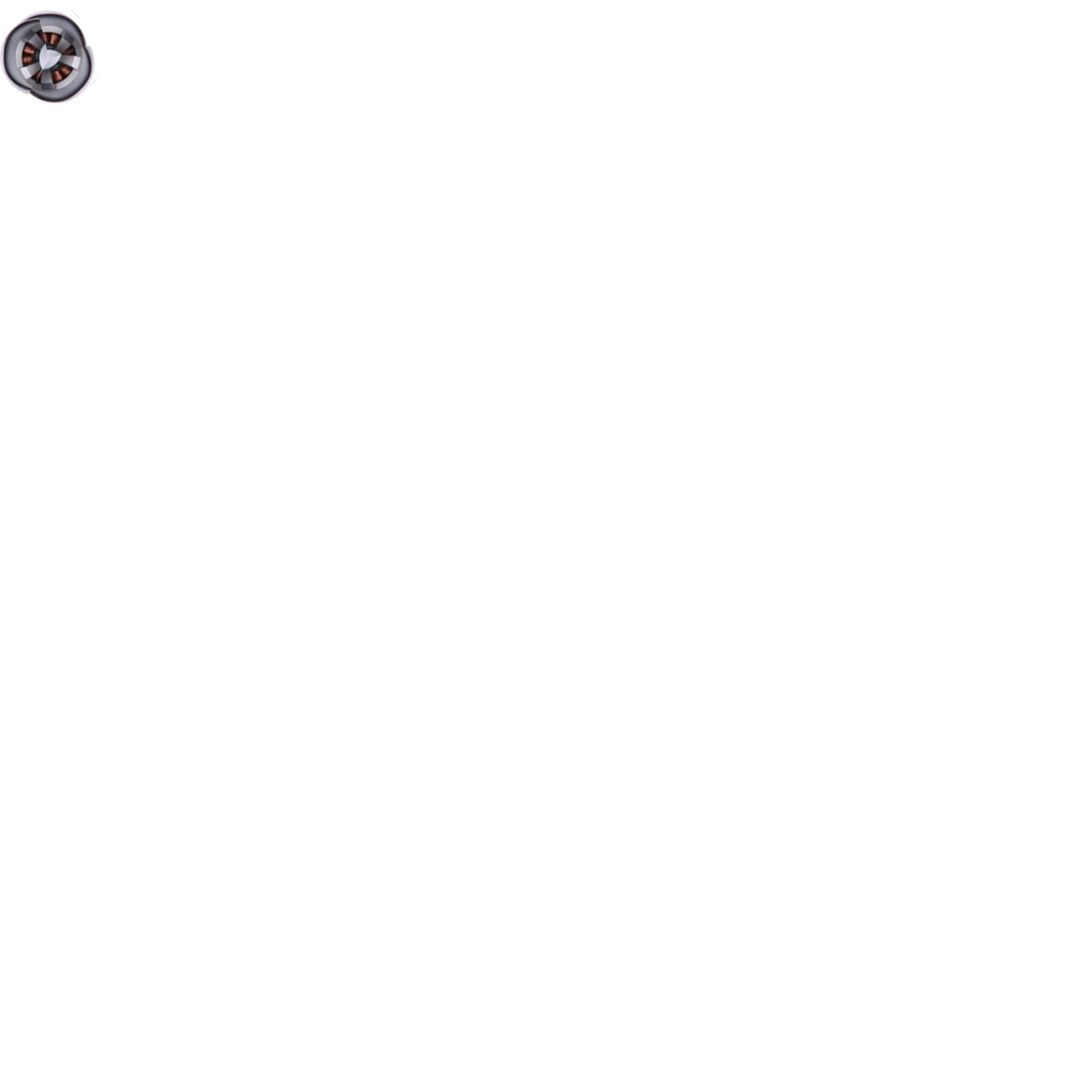
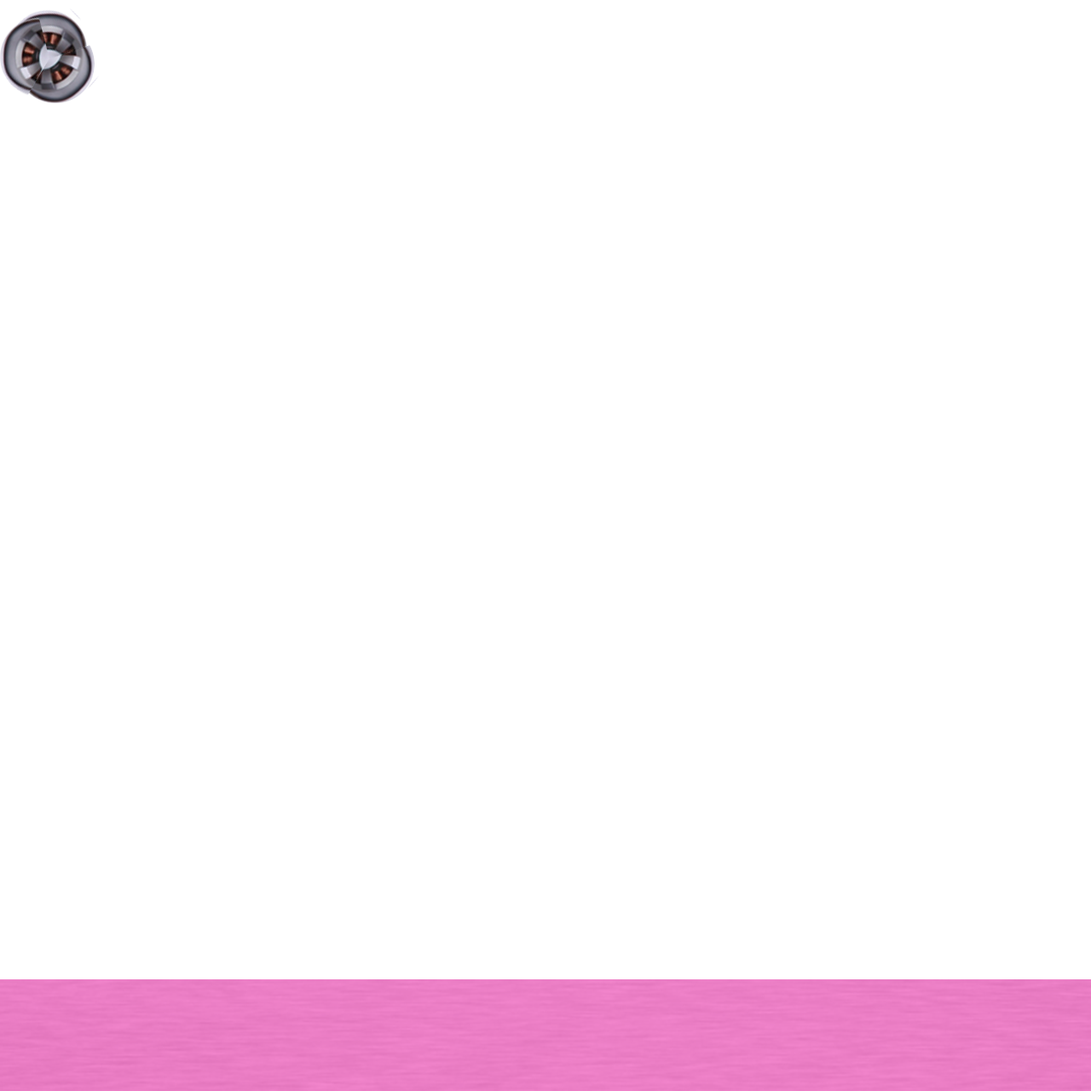
Before/after of a 1091×1091 layered artwork. What changed in the layer stack:
added layer "pink" (43%) above "metal" over bbox(0, 979, 1091, 1091)
added layer "metal" above "Layer 2" over bbox(0, 979, 1091, 1091)
